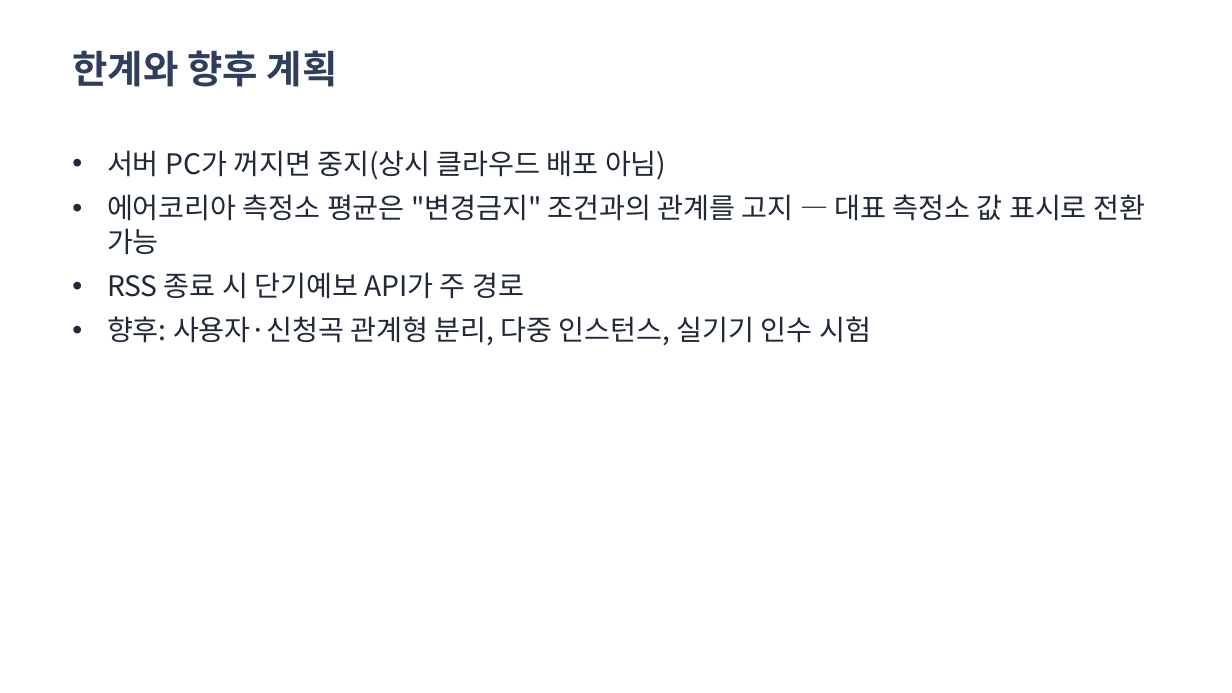
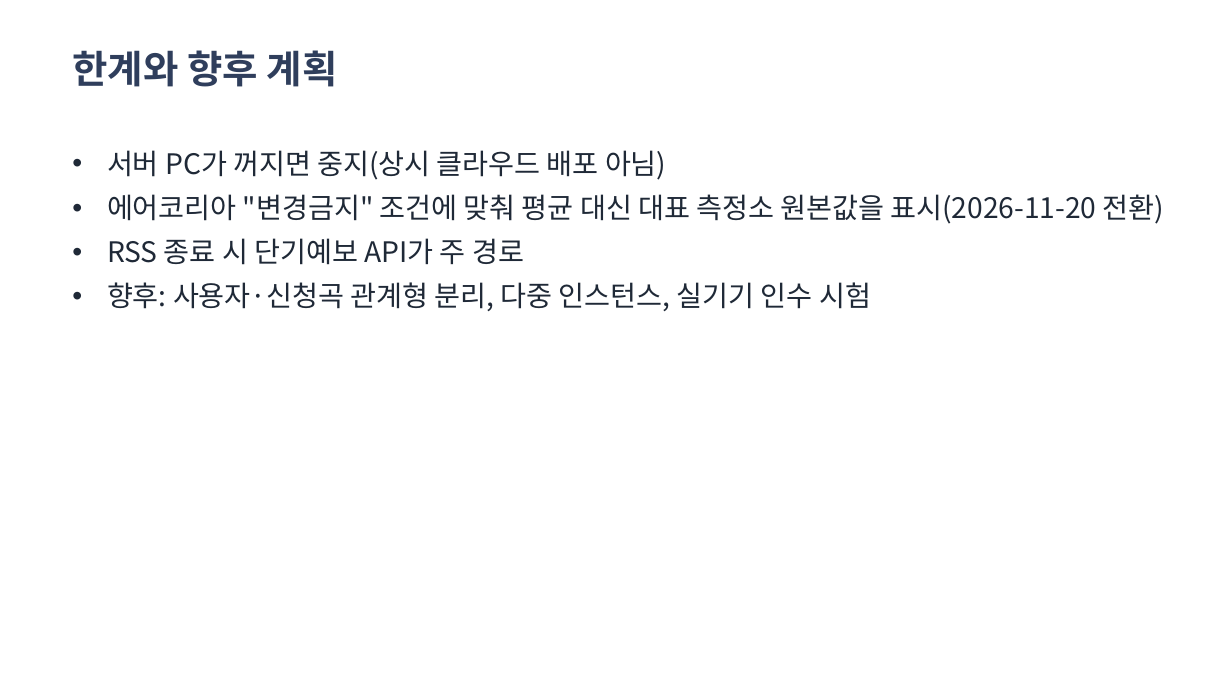
Before and after one commit to mycom0216/radio-mate-bot, a slide deck: slide 25 of docs/deliverables/20261119/06_라디오메이트_발표자료.pptx. Drawn at 1232x693 pixels with LibreOffice and Linux fonts; fonts in the diff are those of the drawing. Boxes give left, top, right and bottom in pixels: in the first picture for what was removed or moved away, otherwise in the second. Text is boxed around its words. In the diff, an @@ line names an element or a change of style, - is before the commit and + after.

```diff
--- a/docs/deliverables/20261119/06_라디오메이트_발표자료.pptx
+++ b/docs/deliverables/20261119/06_라디오메이트_발표자료.pptx
@@ text at <box>107,194,1164,224</box>: text changed @@
-• 에어코리아 측정소 평균은 "변경금지" 조건과의 관계를 고지 — 대표 측정소 값 표시로 전환 가능
+• 에어코리아 "변경금지" 조건에 맞춰 평균 대신 대표 측정소 원본값을 표시(2026-11-20 전환)
```
Also in this commit, not shown: 1 other slide changed, 27 other files.
